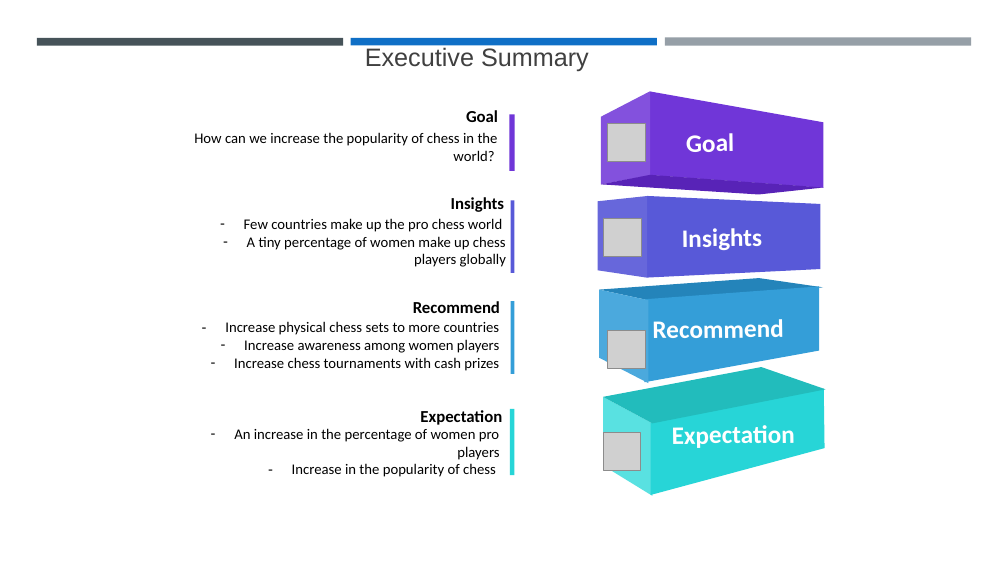
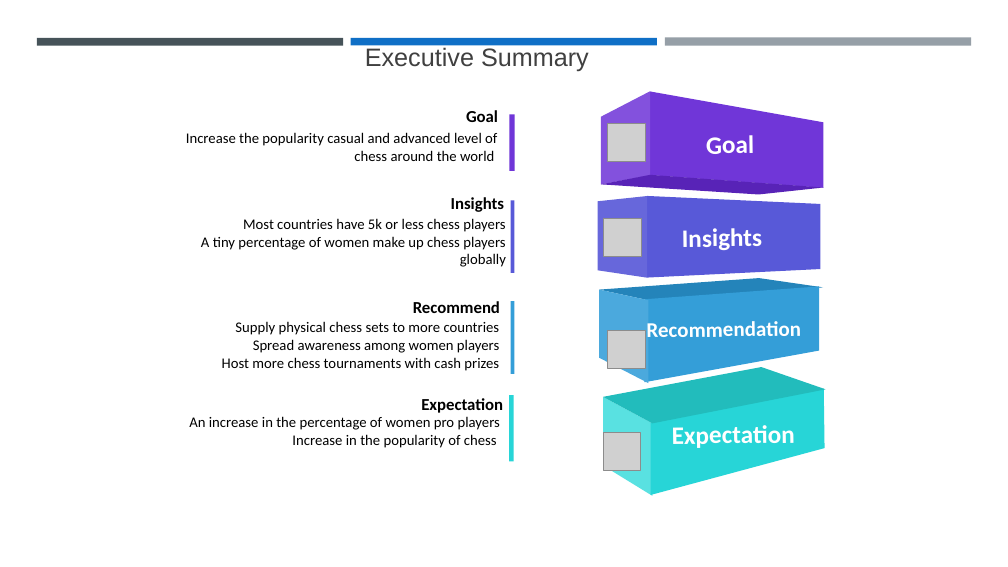
Before and after one commit to chriseverts/chess_project, a slide deck: slide 2 of chess.pptx. Drawn at 1008x567 pixels with LibreOffice and Linux fonts; fonts in the diff are those of the drawing; grey boxes stand for pictures. Boxes give left, top, right and bottom in pixels: in the first picture for what was removed or moved away, otherwise in the second. Text is boxed around its words. In the diff, an @@ line names an element or a change of style, - is before the commit and + after.

```diff
--- a/chess.pptx
+++ b/chess.pptx
@@ text at <box>186,132,497,161</box>: text changed @@
-How can we increase the popularity of chess in the world?
+Increase the popularity casual and advanced level of chess around the world
@@ text "Goal": place and size @@
-text "Goal" at <box>686,133,734,152</box>
+text "Goal" at <box>706,135,754,154</box>
@@ text at <box>201,236,506,267</box>: bullet - to none @@
@@ text at <box>243,218,505,232</box>: text changed @@
-– Few countries make up the pro chess world
+Most countries have 5k or less chess players
@@ text at <box>222,321,500,371</box>: text changed @@
-– Increase physical chess sets to more countries
-– Increase awareness among women players
-– Increase chess tournaments with cash prizes
+Supply physical chess sets to more countries
+Spread awareness among women players
+Host more chess tournaments with cash prizes
@@ text at <box>647,321,802,337</box>: text changed; size 24 to 20 pt @@
-Recommend
+Recommendation
@@ text "An increase in the percentage ...": place and size @@
-text "An increase in the percentage ..." at <box>234,428,499,477</box>
+text "An increase in the percentage ..." at <box>189,416,500,448</box>
@@ text "An increase in the percentage ..." at <box>189,416,500,448</box>: bullet - to none @@
@@ text "Expectation": place and size @@
-text "Expectation" at <box>420,410,502,425</box>
+text "Expectation" at <box>421,398,503,413</box>
@@ rectangle: place and size @@
-rectangle at <box>510,409,514,476</box>
+rectangle at <box>509,395,513,462</box>
```
Also in this commit, not shown: 2 other slides changed, 2 other files.
